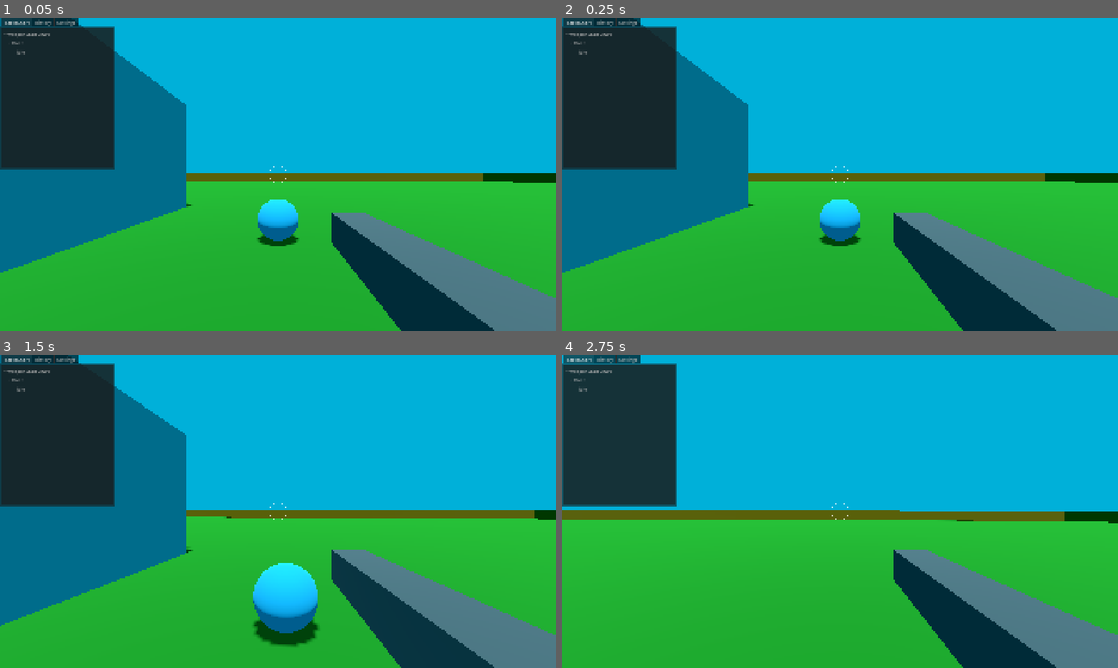
Above: before the commit, frames 1-4 (two rows, left to right).
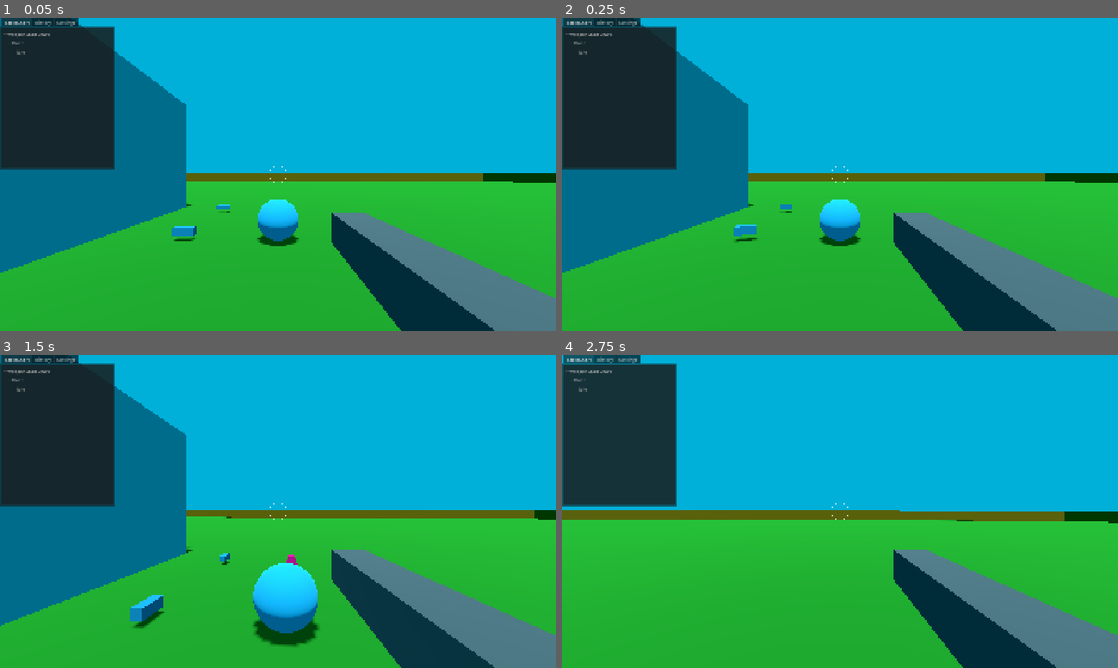
Above: after the commit, the same moments.

Repository: janisl/rpg-core
Game: Godot game, scene res://systems/main_scene.tscn
Same seed, same stepped clock (60 frames per second), same inputs: the game is played once before the commit and once after it.
Inputs (mouse positions are in pixels of both pictures, inside the frame that each line leads up to):
- Up to frame 1 (0.05 s): no input
- Up to frame 2 (0.25 s): no input
- Up to frame 3 (1.5 s): tap Enter at 0.5 s; move the mouse to (305, 511) at 0.52 s; hold Shift (crouch) 0.53-1.28 s; hold W (forward) from 0.53 s (still down); tap Space (jump) at 0.77 s; move the mouse to (250, 511) at 1.27 s; click (250, 511) at 1.35 s
- Up to frame 4 (2.75 s): keep holding W (forward); tap Space (jump) at 1.52 s; move the mouse to (851, 505) at 2.02 s; hold Ctrl (sprint) from 2.03 s (still down)

The runs differ from the first frame. In frame 1, 0.2% of the frame differs, in the area x 30-42%, y 59-72%; in frame 2, 0.2%; in frame 3, 0.5%, in the area x 23-54%, y 63-88%; in frame 4, nothing differs.

Commit message:
Weapon and ammo pickups.

Diff:
--- a/actors/player/player.tscn
+++ b/actors/player/player.tscn
@@ -45,7 +45,7 @@
 radius = 0.05
 
 [node name="Player" type="CharacterBody3D" unique_id=86196454 node_paths=PackedStringArray("camera_controller", "camera …(200 unchanged characters)…
-collision_layer = 769
+collision_layer = 771
 script = ExtResource("1_nvxhs")
 camera_controller = NodePath("CameraController")
 camera_effects = NodePath("CameraController/Camera")
--- a/levels/test.tscn
+++ b/levels/test.tscn
@@ -2,6 +2,9 @@
 
 [ext_resource type="PackedScene" uid="uid://ca0wevg1lb4rx" path="res://utils/swimmable_areas/swimmable_area.tscn" id="2_lkjt4"]
 [ext_resource type="Script" uid="uid://5vb1p4xt6w58" path="res://utils/ladder_area.gd" id="3_ny0t1"]
+[ext_resource type="PackedScene" uid="uid://df1jkmuafyjog" path="res://pickups/weapon_pickup.tscn" id="3_r4e4k"]
+[ext_resource type="Resource" uid="uid://vy6ngoc84hnn" path="res://weapons/resources/shotgun.tres" id="4_r4e4k"]
+[ext_resource type="PackedScene" uid="uid://c1c7ohtpkhsxw" path="res://pickups/ammo_pickup.tscn" id="5_pnvjf"]
 
 [sub_resource type="StandardMaterial3D" id="StandardMaterial3D_rghg7"]
 albedo_color = Color(0, 0.38844073, 0.07338921, 1)
@@ -442,3 +445,15 @@
 
 [node name="TopOfLadder" type="Node3D" parent="Ladder/Area3D" unique_id=839623352]
 transform = Transform3D(1, 0, 0, 0, 1, 0, 0, 0, 1, 0, 2.2832785, 0)
+
+[node name="WeaponPickup" parent="." unique_id=1575555821 instance=ExtResource("3_r4e4k")]
+transform = Transform3D(1, 0, 0, 0, 1, 0, 0, 0, 1, -2.2974715, 0.1, -4.990772)
+weapon_resource = ExtResource("4_r4e4k")
+
+[node name="WeaponPickup2" parent="." unique_id=1349755344 instance=ExtResource("3_r4e4k")]
+transform = Transform3D(1, 0, 0, 0, 1, 0, 0, 0, 1, -2.2974715, 0.1, -8.607229)
+weapon_resource = ExtResource("4_r4e4k")
+
+[node name="AmmoPickup" parent="." unique_id=1002717355 instance=ExtResource("5_pnvjf")]
+transform = Transform3D(1, 0, 0, 0, 1, 0, 0, 0, 1, -0.008313894, 0, -8.633959)
+weapon_slot = 2
--- /dev/null
+++ b/pickups/ammo_pickup.gd
@@ -0,0 +1,21 @@
+class_name AmmoPickup
+extends BasePickup
+
+@export var weapon_slot := 1
+@export var ammount := 10
+
+
+func _can_pickup(_player: Player) -> bool:
+	if weapon_slot not in Managers.weapon_manager.weapons:
+		return false
+
+	var weapon_data := Managers.weapon_manager.weapons[weapon_slot]
+	return weapon_data.unlocked and weapon_data.ammo < weapon_data.weapon.max_ammo
+
+
+func _apply_pickup(_player: Player) -> void:
+	var weapon_data = Managers.weapon_manager.weapons[weapon_slot]
+
+	var ammo_to_add: int = min(ammount, weapon_data.weapon.max_ammo - weapon_data.ammo)
+	weapon_data.ammo += ammo_to_add
+	print("Picked up: ", ammo_to_add, " ammo for ", weapon_data.weapon.weapon_name)
--- /dev/null
+++ b/pickups/ammo_pickup.tscn
@@ -0,0 +1,22 @@
+[gd_scene format=3 uid="uid://c1c7ohtpkhsxw"]
+
+[ext_resource type="PackedScene" uid="uid://dx4ast6x47nj8" path="res://pickups/base_pickup.tscn" id="1_gr1x7"]
+[ext_resource type="Script" uid="uid://m0k3m5xnjf1r" path="res://pickups/ammo_pickup.gd" id="2_3rfrh"]
+
+[sub_resource type="StandardMaterial3D" id="StandardMaterial3D_6g8e2"]
+albedo_color = Color(0.9294969, 0, 0.34051174, 1)
+
+[sub_resource type="CylinderMesh" id="CylinderMesh_bsiym"]
+material = SubResource("StandardMaterial3D_6g8e2")
+top_radius = 0.1
+bottom_radius = 0.2
+height = 0.3
+
+[node name="AmmoPickup" unique_id=1575555821 instance=ExtResource("1_gr1x7")]
+script = ExtResource("2_3rfrh")
+weapon_slot = 1
+ammount = 10
+
+[node name="Mesh" type="MeshInstance3D" parent="." index="1" unique_id=682754755]
+transform = Transform3D(1, 0, 0, 0, 1, 0, 0, 0, 1, 0, 0.15, 0)
+mesh = SubResource("CylinderMesh_bsiym")
--- /dev/null
+++ b/pickups/base_pickup.gd
@@ -0,0 +1,39 @@
+class_name BasePickup
+extends Area3D
+
+@export var rotation_speed := 60.0
+@export var float_height := 0.1
+@export var float_speed := 2.0
+
+var start_y := 0.0
+var time := 0.0
+
+
+func _ready() -> void:
+	body_entered.connect(_on_pickup)
+	start_y = position.y
+
+
+func _process(delta: float) -> void:
+	time += delta
+	if float_speed and float_height:
+		position.y = start_y + sin(time * float_speed) * float_height
+	if rotation_speed:
+		rotate_y(deg_to_rad(rotation_speed) * delta)
+
+
+func _on_pickup(body: Node3D) -> void:
+	if not body is Player:
+		return
+
+	if _can_pickup(body):
+		_apply_pickup(body)
+		queue_free()
+
+
+func _can_pickup(player: Player) -> bool:
+	return true;
+
+
+func _apply_pickup(player: Player) -> void:
+	pass
--- /dev/null
+++ b/pickups/base_pickup.tscn
@@ -0,0 +1,15 @@
+[gd_scene format=3 uid="uid://dx4ast6x47nj8"]
+
+[ext_resource type="Script" uid="uid://c6yhfb30yns0b" path="res://pickups/base_pickup.gd" id="1_8n6a1"]
+
+[sub_resource type="SphereShape3D" id="SphereShape3D_bsiym"]
+
+[node name="BasePickup" type="Area3D" unique_id=1575555821]
+collision_layer = 0
+collision_mask = 2
+monitorable = false
+script = ExtResource("1_8n6a1")
+
+[node name="CollisionShape" type="CollisionShape3D" parent="." unique_id=988207029]
+transform = Transform3D(1, 0, 0, 0, 1, 0, 0, 0, 1, 0, 0.5, 0)
+shape = SubResource("SphereShape3D_bsiym")
--- /dev/null
+++ b/pickups/weapon_pickup.gd
@@ -0,0 +1,21 @@
+class_name WeaponPickup
+extends BasePickup
+
+@export var weapon_resource: Weapon
+
+
+func _can_pickup(_player: Player) -> bool:
+	var weapon_data := Managers.weapon_manager.get_weapon_data(weapon_resource)
+	return not weapon_data.unlocked or weapon_data.ammo < weapon_resource.max_ammo
+
+
+func _apply_pickup(_player: Player) -> void:
+	var weapon_data := Managers.weapon_manager.get_weapon_data(weapon_resource)
+
+	if weapon_data.unlocked:
+		weapon_data.ammo = weapon_resource.max_ammo
+		print("Ammo refilled: ", weapon_resource.weapon_name)
+	else:
+		Managers.weapon_manager.unlock_weapon(weapon_resource)
+		Managers.weapon_manager.switch_to_weapon(weapon_resource)
+		print("Unlocked: ", weapon_resource.weapon_name)
--- /dev/null
+++ b/pickups/weapon_pickup.tscn
@@ -0,0 +1,19 @@
+[gd_scene format=3 uid="uid://df1jkmuafyjog"]
+
+[ext_resource type="PackedScene" uid="uid://dx4ast6x47nj8" path="res://pickups/base_pickup.tscn" id="1_kjngm"]
+[ext_resource type="Script" uid="uid://csd7gtnkead7x" path="res://pickups/weapon_pickup.gd" id="2_ap43w"]
+
+[sub_resource type="StandardMaterial3D" id="StandardMaterial3D_u45fp"]
+albedo_color = Color(0, 0.42812783, 0.52928436, 1)
+
+[sub_resource type="BoxMesh" id="BoxMesh_bsiym"]
+material = SubResource("StandardMaterial3D_u45fp")
+size = Vector3(0.5, 0.2, 0.2)
+
+[node name="WeaponPickup" unique_id=1575555821 instance=ExtResource("1_kjngm")]
+script = ExtResource("2_ap43w")
+weapon_resource = null
+
+[node name="Mesh" type="MeshInstance3D" parent="." index="1" unique_id=1666838167]
+transform = Transform3D(1, 0, 0, 0, 1, 0, 0, 0, 1, 0, 0.1, 0)
+mesh = SubResource("BoxMesh_bsiym")
--- a/project.godot
+++ b/project.godot
@@ -116,6 +116,7 @@
 [layer_names]
 
 3d_physics/layer_1="World"
+3d_physics/layer_2="Pickups"
 3d_physics/layer_9="Swimmable"
 3d_physics/layer_10="Ladder"
 
--- a/systems/weapon_manager.gd
+++ b/systems/weapon_manager.gd
@@ -40,6 +40,12 @@
 		player.weapon_controller.switch_weapon(weapon_data)
 
 
+func switch_to_weapon(weapon: Weapon) -> void:
+	for slot in range(1, 10):
+		if weapons.has(slot) and weapons[slot].weapon == weapon:
+			switch_to_slot(slot)
+
+
 func use_ammo(slot: int, amount: int = 1) -> void:
 	if slot in weapons:
 		weapons[slot].ammo = max(0, weapons[slot].ammo - amount)
@@ -47,3 +53,18 @@
 
 func get_current_ammo() -> int:
 	return weapons[current_slot].ammo
+
+
+func get_weapon_data(weapon: Weapon) -> WeaponData:
+	for slot in range(1, 10):
+		if weapons.has(slot) and weapons[slot].weapon == weapon:
+			return weapons[slot]
+	return null
+
+
+func unlock_weapon(weapon: Weapon) -> void:
+	for slot in range(1, 10):
+		if weapons.has(slot) and weapons[slot].weapon == weapon:
+			weapons[slot].unlocked = true
+			weapons[slot].ammo = weapon.max_ammo
+			return
--- a/weapons/resources/laser_data.tres
+++ b/weapons/resources/laser_data.tres
@@ -6,6 +6,5 @@
 [resource]
 script = ExtResource("1_uyoa7")
 weapon = ExtResource("2_pjw1i")
-unlocked = true
 ammo = 50
 metadata/_custom_type_script = "uid://0br6jvksrc2m"
--- a/weapons/resources/shotgun_data.tres
+++ b/weapons/resources/shotgun_data.tres
@@ -6,6 +6,5 @@
 [resource]
 script = ExtResource("1_tde8o")
 weapon = ExtResource("2_w81y6")
-unlocked = true
 ammo = 12
 metadata/_custom_type_script = "uid://0br6jvksrc2m"
Not shown: 3 places in levels/test.tscn that only renumber resources
Not shown, added: pickups/ammo_pickup.gd.uid
Not shown, added: pickups/base_pickup.gd.uid
Not shown, added: pickups/weapon_pickup.gd.uid
